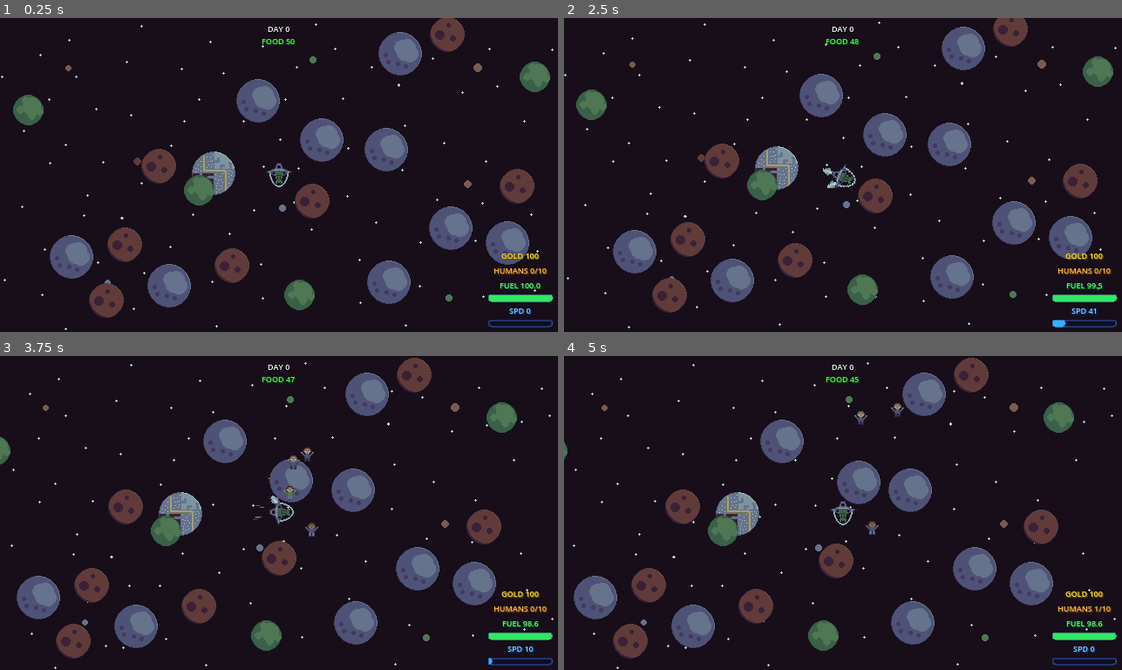
Above: before the commit, frames 1-4 (two rows, left to right).
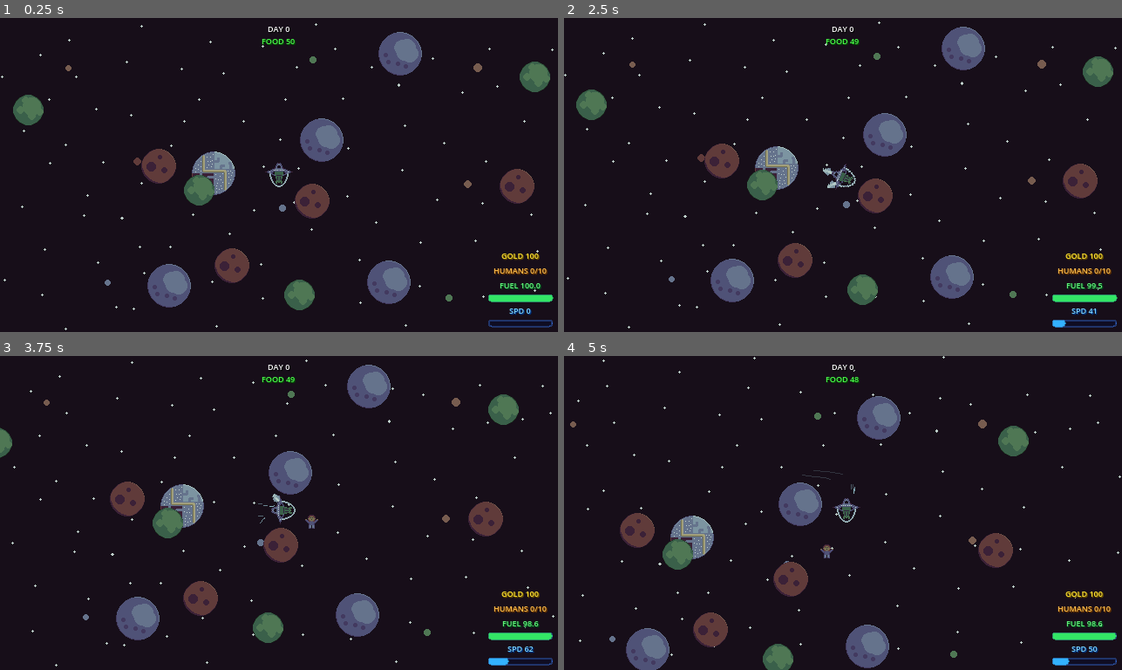
Above: after the commit, the same moments.

Repository: oe555/project-eat-humans
Game: Godot game, scene res://Scenes/main_scene.tscn
Two runs of this game, one before a commit and one after it. Both use one fixed random seed, a clock stepped at 60 frames per second and the inputs below.
Inputs:
- Up to frame 1 (0.25 s): no input
- Up to frame 2 (2.5 s): tap Enter at 0.5, 2 s; hold W (accelerate) 0.53-1.28 s; hold S (break) 0.53-1.28 s; tap Space at 1.25 s; tap D (rotate_clockwise) at 1.35 s; hold W (accelerate) from 2.03 s (still down); hold A (rotate_counterclockwise) from 2.03 s (still down)
- Up to frame 3 (3.75 s): release A (rotate_counterclockwise) at 2.78 s; tap S (break) at 2.85 s; release W (accelerate) at 3.53 s; hold D (rotate_clockwise) from 3.53 s (still down)
- Up to frame 4 (5 s): release D (rotate_clockwise) at 4.28 s; tap A (rotate_counterclockwise) at 4.35 s

The runs differ from the first frame. In frame 1, 5.7% of the frame differs, in the area x 8-95%, y 0-96%; in frame 2, 5.7%; in frame 3, 13%; in frame 4, 21%, in the area x 0-100%, y 0-100%.

Commit message:
balance changes

Diff:
--- a/Scripts/Core/game_state.gd
+++ b/Scripts/Core/game_state.gd
@@ -3,14 +3,14 @@
 var days_passed: int = 0
 var gold: int = 100
 var humans_on_home_planet: int = 50
-var human_burndown_rate: float = 0.0
+var human_burndown_rate: float = 0.5
 
 var _burndown_accumulator: float = 0.0
 
 func _process(delta: float) -> void:
 	if humans_on_home_planet > 0:
 		_burndown_accumulator += delta
-		var tick_interval = 1.0 / maxf(1.0 + human_burndown_rate, 1.0)
+		var tick_interval = 1.0 / maxf(human_burndown_rate, 0.000001)
 		while _burndown_accumulator >= tick_interval and humans_on_home_planet > 0:
 			_burndown_accumulator -= tick_interval
 			humans_on_home_planet -= 1
--- a/Scripts/World/planet_scene.gd
+++ b/Scripts/World/planet_scene.gd
@@ -1,6 +1,6 @@
 extends Node2D
 
-const PLANET_COUNT: int = 20
+const PLANET_COUNT: int = 12
 
 func _ready() -> void:
 	var view_rect := Rect2(Vector2.ZERO, get_viewport_rect().size)
--- a/Scripts/home_planet.gd
+++ b/Scripts/home_planet.gd
@@ -9,4 +9,4 @@
 		if delivered > 0:
 			body.humans = 0
 			GameState.humans_on_home_planet += delivered
-			GameState.human_burndown_rate += delivered * 0.1
+			#GameState.human_burndown_rate += delivered * 0.1
